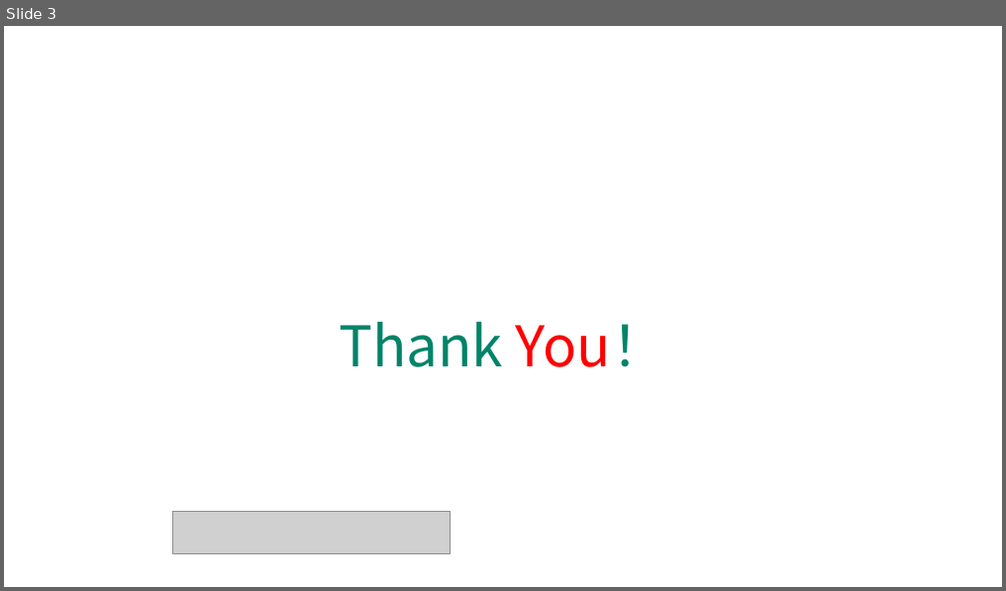
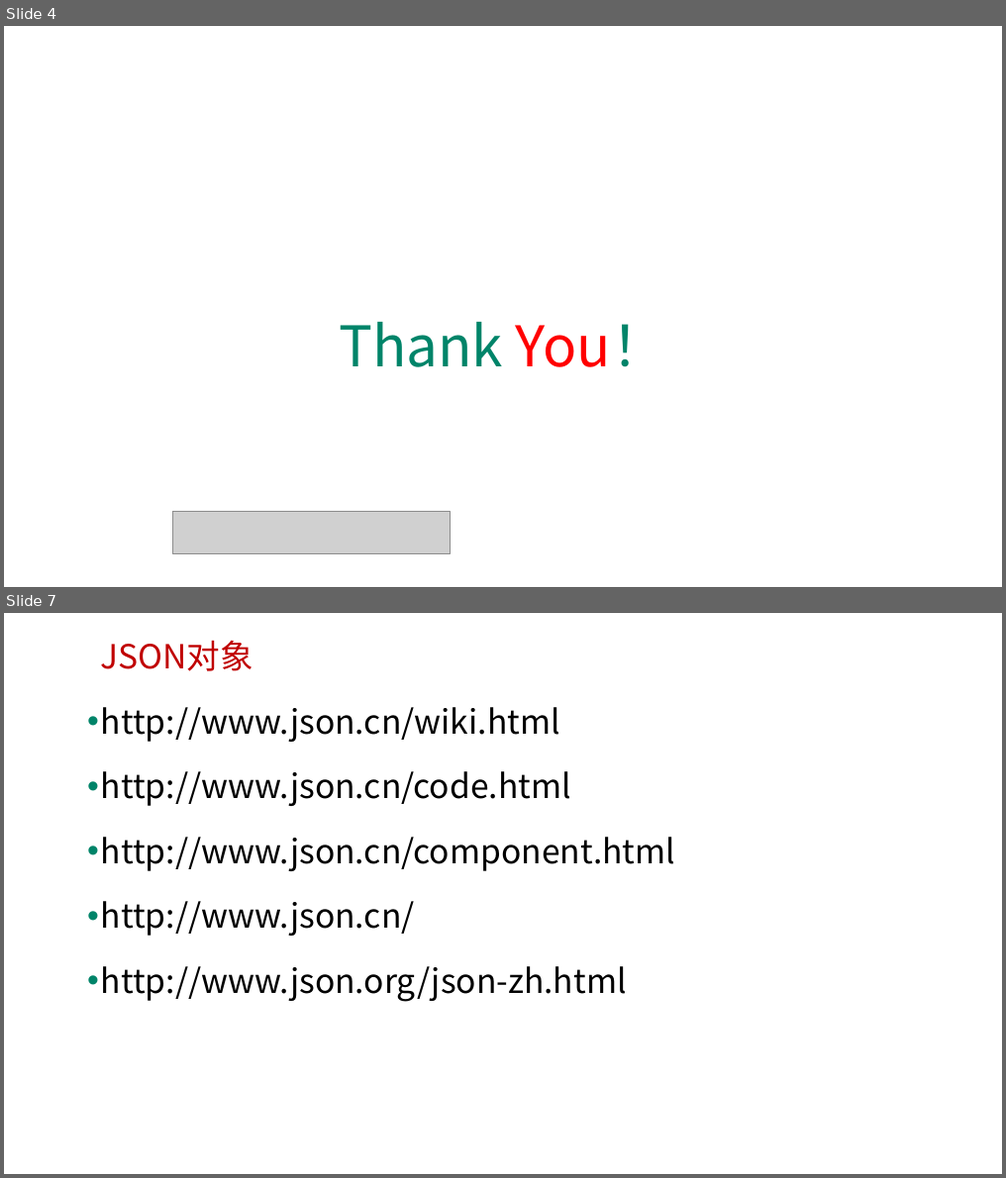
Before and after one commit to edu2act/course-javascript-advanced, a slide deck: 课程PPT/11.JavaScript标准内置对象-非构造器（Math、JSON）.pptx. Shown one above the other, each under a label of ours: slide 3 before the commit, slides 4 and 7 after it; the slides between them are not shown. The pictures are 1006x591 and 1006x1178 pixels, drawn with LibreOffice and Linux fonts; fonts in the diff are those of the drawing; grey boxes stand for pictures; background and template pictures are left out. Boxes give left, top, right and bottom in pixels: in the first picture for what was removed or moved away, otherwise in the second. Text is boxed around its words. In the diff, an @@ line names an element or a change of style, - is before the commit and + after.

```diff
--- a/课程PPT/11.JavaScript标准内置对象-非构造器（Math、JSON）.pptx
+++ b/课程PPT/11.JavaScript标准内置对象-非构造器（Math、JSON）.pptx
@@ slide 7 added at [4,613,1002,1174], background picture (left out) @@
@@ text added at [101,640,254,671], 32 pt, text #C00000 @@
+JSON对象
@@ text added at [101,707,675,1002], 32 pt, text #000000 @@
+• http://www.json.cn/wiki.html
+• http://www.json.cn/code.html
+• http://www.json.cn/component.html
+• http://www.json.cn/
+• http://www.json.org/json-zh.html
@@ what was slide 3 is now slide 4 @@
```
Also in this commit, not shown: 4 other slides added, 14 other files.
